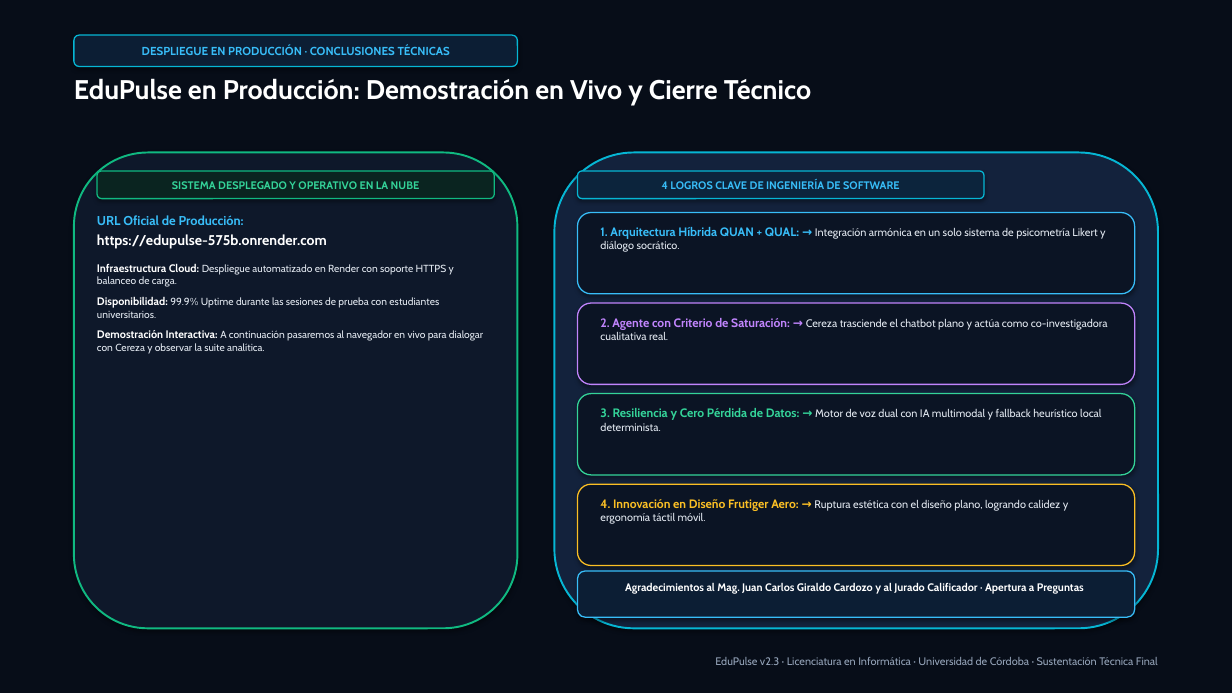
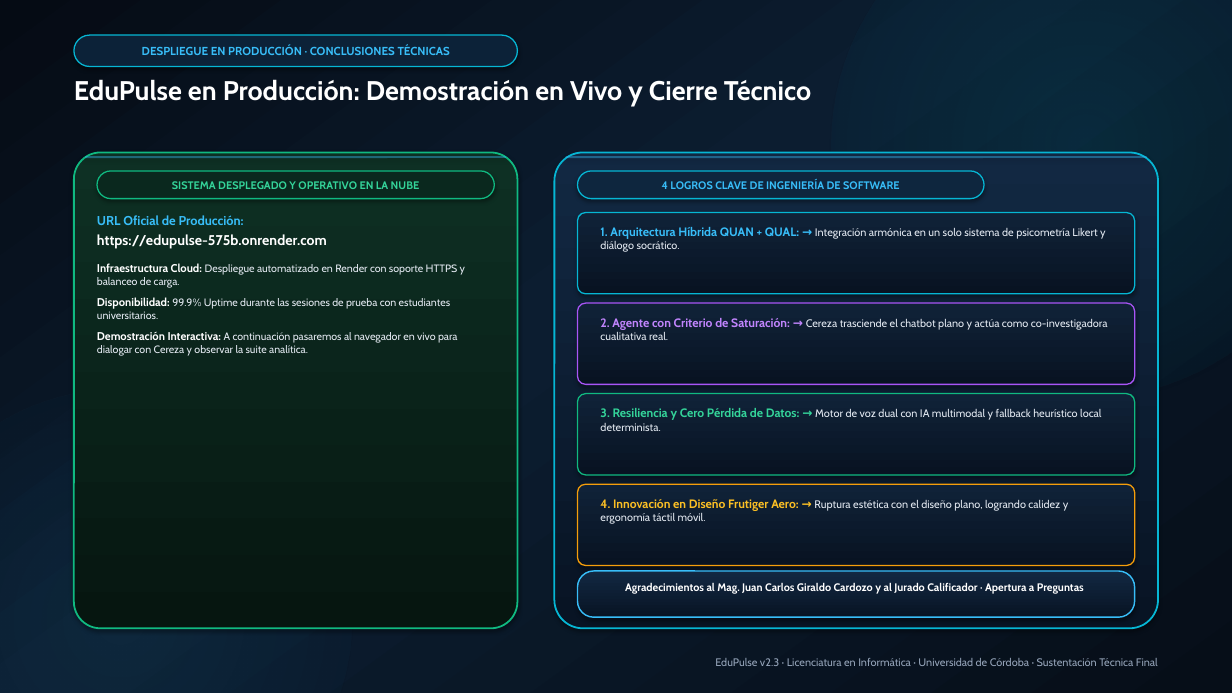
Before and after one commit to JoseDanielDurango/EduPulse, a slide deck: slide 14 of documentation/resources/EduPulse_Development_and_Design_Final.pptx. Drawn at 1232x693 pixels with LibreOffice and Linux fonts; fonts in the diff are those of the drawing. Boxes give left, top, right and bottom in pixels: in the first picture for what was removed or moved away, otherwise in the second. Text is boxed around its words. In the diff, an @@ line names an element or a change of style, - is before the commit and + after.

Commit message:
style: elevate presentation design with unified soft rounded edges, Frutiger Aero gradients and polished typography

```diff
--- a/documentation/resources/EduPulse_Development_and_Design_Final.pptx
+++ b/documentation/resources/EduPulse_Development_and_Design_Final.pptx
@@ rectangle at (0,0,1232,693): fill #070D18 to gradient #050B14 to #0C1D30 to #060E18; outline #070D18 0.75 pt to none @@
@@ ellipse added at (832,0,1232,397), fill gradient #06B6D4 @@
@@ rounded rectangle "DESPLIEGUE EN PRODUCCIÓN · CONCLUSIONES ..." at (74,35,518,67): fill #0C1E34 to #0C2238; proportions changed @@
@@ rounded rectangle at (74,152,518,628): fill #0E182A to gradient #0E3024 to #061610; outline #10B981 1.5 pt to #10B981 1.4 pt; proportions changed @@
@@ rounded rectangle added at (85,156,506,158), fill #38BDF8 at 40% opacity @@
@@ rounded rectangle "SISTEMA DESPLEGADO Y OPERATIVO EN ..." at (97,171,494,199): fill #0A2420 to #0A281E; proportions changed @@
@@ rounded rectangle at (555,152,1158,628): fill #13223C to gradient #122842 to #081424; outline #06B6D4 1.5 pt to #06B6D4 1.4 pt; proportions changed @@
@@ rounded rectangle added at (566,156,1147,158), fill #38BDF8 at 40% opacity @@
@@ rounded rectangle "4 LOGROS CLAVE DE INGENIERÍA ..." at (578,171,984,199): fill #0C243C to #0E263E; proportions changed @@
@@ rounded rectangle at (578,213,1135,294): fill #0B1424 to gradient #102238 to #081322; outline #38BDF8 1 pt to #06B6D4 1 pt; proportions changed @@
@@ text at (97,263,465,356): size 8.5 to 8.8 pt in "Infraestructura Cloud:", "Disponibilidad:", "Demostración Interactiva:"; size 8 to 8.3 pt in "Despliegue automatizado en Render con soporte HTTPS ...", "99.9% Uptime durante las sesiones de prueba ...", "A continuación pasaremos al navegador en vivo ..." @@
@@ rounded rectangle at (578,303,1135,384): fill #0B1424 to gradient #102238 to #081322; outline #C084FC 1 pt to #A855F7 1 pt; proportions changed @@
@@ ellipse added at (0,388,351,693), fill gradient #38BDF8 @@
@@ rounded rectangle at (578,394,1135,475): fill #0B1424 to gradient #102238 to #081322; outline #34D399 1 pt to #10B981 1 pt; proportions changed @@
@@ rounded rectangle at (578,484,1135,566): fill #0B1424 to gradient #102238 to #081322; outline #FBBF24 1 pt to #F59E0B 1 pt; proportions changed @@
@@ rounded rectangle at (578,571,1135,617): fill #0C1E34 to gradient #122842 to #081424; outline #38BDF8 1 pt to #38BDF8 1.1 pt; proportions changed @@
```
Also in this commit, not shown: 13 other slides changed, 2 other files.
